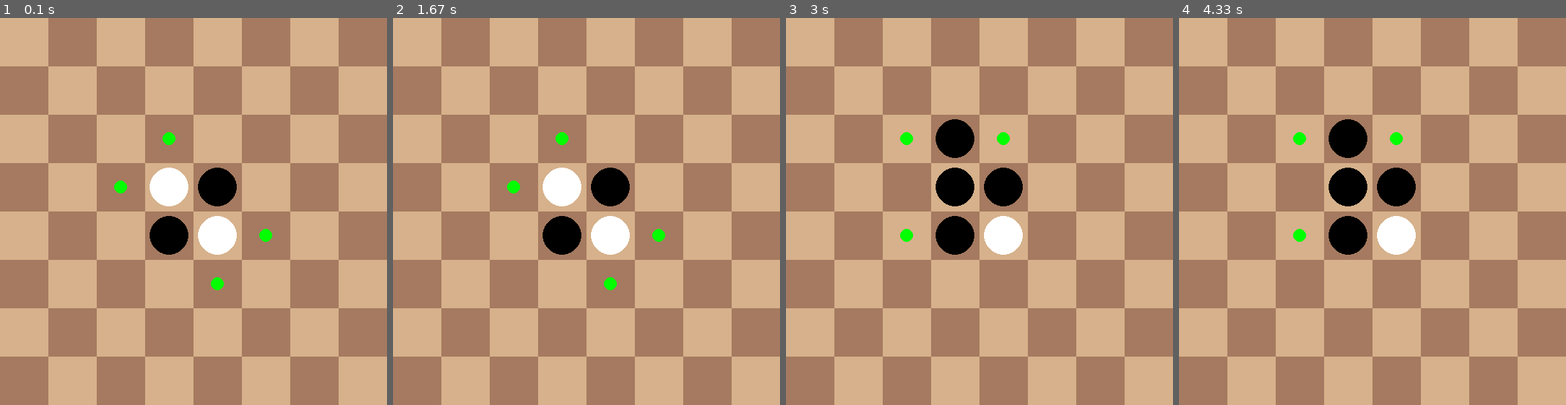
Above: before the commit, frames 1-4 (left to right).
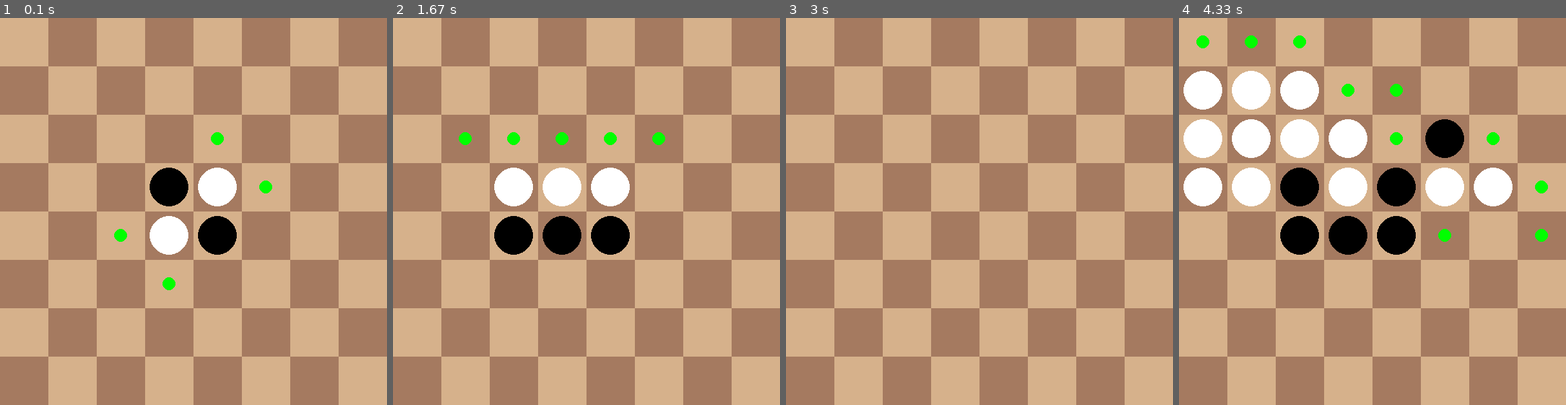
Above: after the commit, the same moments.

Repository: Adamv27/Pygame-Othello
Game: pygame game, started from Othello.py
The game is run twice, just before and just after one commit, with the same random seed, the same clock (stepped at 60 frames per second) and the same inputs.
Inputs (mouse positions are in pixels of both pictures, inside the frame that each line leads up to):
- Up to frame 1 (0.1 s): no input
- Up to frame 2 (1.67 s): click (493, 215) at 0.88 s
- Up to frame 3 (3 s): click (886, 134) at 2.25 s; click (967, 145) at 2.6 s; click (1056, 180) at 2.88 s
- Up to frame 4 (4.33 s): click (1225, 126) at 3.22 s; click (1453, 141) at 3.55 s; click (1260, 137) at 3.88 s

The runs differ from the first frame. In frame 1, 3.8% of the frame differs, in the area x 29-71%, y 29-71%; in frame 2, 3.6%; in frame 3, 4.1%; in frame 4, 13%, in the area x 1-96%, y 4-62%.

Commit message:
Added minimax AI

Diff:
--- a/Othello.py
+++ b/Othello.py
@@ -3,7 +3,7 @@
 import time
 import random
 import pygame
-
+import minimax
 pygame.init()
 
 
@@ -15,12 +15,13 @@
 
         self.board = board
         self.turn = 0
-        self.player_one = Player('X')  # White
-        self.player_two = Player('O')  # Black
+        self.player_one = Player('O')  # White
+        self.player_two = Player('X')  # Black
         self.possible_moves = []
 
     def main_loop(self):
         self.set_up_board()
+
         while True:
             for event in pygame.event.get():
                 if event.type == pygame.QUIT:
@@ -33,10 +34,9 @@
                 move = self.player_one.get_move(self.possible_moves)
             else:
                 current_player = 'X'
-                self.possible_moves = self.board.get_possible_moves('X', self.screen)
-                self.display_possible_moves()
-                move = self.player_two.get_move(self.possible_moves)
-
+                computer = minimax.Computer(self.board.grid)
+                move = computer.get_best_move()
+                print(move)
             # Play the current move
             self.board.grid[move[0]][move[1]] = current_player
             # Flip tiles after move has been played
@@ -52,7 +52,6 @@
                 break
             # Redraw board to get rid of possible moves
             self.update_board()
-
             # Reset possible moves for next turn
             self.possible_moves = []
             self.turn += 1
--- /dev/null
+++ b/minimax.py
@@ -0,0 +1,176 @@
+from sys import maxsize
+
+class Computer:
+    def __init__(self, board):
+        self.board = self.get_board_copy(board)
+
+    def get_board_copy(self, board):
+        new_board = [[''] * 8 for row in range(8)]
+        for i in range(8):
+            for j in range(8):
+                new_board[i][j] = board[i][j]
+        return new_board
+
+    def get_best_move(self):
+        best_move = None
+        best_score = -maxsize
+        for move in get_possible_moves('X', self.board):
+            row, column = move
+            temp_board = self.get_board_copy(self.board)
+            self.board[row][column] = 'X'
+            self.board = flip_tiles(move, 'X', self.board)
+            score = self.minimax(self.board, 3, True)
+            self.board = temp_board
+            if score > best_score:
+                best_score = score
+                best_move = move
+        return best_move
+
+    def minimax(self, board, depth, maximizing_player):
+        if depth == 0 or (0 in game_over(board)):
+            if win(board):
+                print('win')
+                return 1
+            elif loss(board):
+                print('loss')
+                return -1
+            else:
+                return 0
+
+        if maximizing_player:
+            max_eval = -maxsize
+            for move in get_possible_moves('X', board):
+                row, column = move
+                temp_board = self.get_board_copy(board)
+                board[row][column] = 'X'
+                board = flip_tiles(move, 'X', board)
+                eval_state = self.minimax(board, depth - 1, False)
+                max_eval = max(max_eval, eval_state)
+                board = temp_board
+            return max_eval
+        else:
+            min_eval = maxsize
+            for move in get_possible_moves('O', board):
+                row, column = move
+                temp_board = self.get_board_copy(board)
+                board[row][column] = 'O'
+                board = flip_tiles(move, 'O', board)
+                eval_state = self.minimax(board, depth - 1, True)
+                min_eval = min(min_eval, eval_state)
+                board = temp_board
+            return min_eval
+
+
+def get_possible_moves(player: str, board) -> list:
+    possible_moves = []
+    # Loop through all spots on the board and check if each one is possible to play
+    # for a given player
+    for row_index, row in enumerate(board):
+        for column_index, column in enumerate(row):
+            if possible_move((row_index, column_index), player, board):
+                possible_moves.append((row_index, column_index))
+    return possible_moves
+
+
+def possible_move(move: tuple, player: str, board) -> bool:
+    row, column = move
+    # Can't play a move on a taken space
+    if board[row][column] in ['X', 'O']:
+        return False
+
+    #  Check up down left right and all diagonals
+    directions = [[-1, 0], [-1, 1], [0, 1], [1, 1], [1, 0], [1, -1], [0, -1], [-1, -1]]
+    for direction in directions:
+        # If any direction is possible then the move is playable
+        if check_direction(move, direction, player, board):
+            return True
+    return False
+
+
+def check_direction(move: tuple, direction: list, player: str, board) -> bool:
+    opposite_player = 'X' if player == 'O' else 'O'
+    row, column = move
+    current_row = row
+    current_column = column
+    # Number of opponent tiles in between your move and one of your own pieces
+    opponent_tiles = 0
+    while True:
+        # Move along board depending on current direction
+        current_row += direction[1]
+        current_column += direction[0]
+
+        # Can not go farther than length of board
+        if (current_row > 7 or current_row < 0) or (current_column > 7 or current_column < 0):
+            break
+        # There can not be a space in the middle of a move
+        elif board[current_row][current_column] == '':
+            break
+        # Opponents tiles must be in between your two pieces
+        elif board[current_row][current_column] == opposite_player:
+            opponent_tiles += 1
+        # There must be one of your own tiles across from your move
+        elif board[current_row][current_column] == player:
+            # There must be at least one opponent tiles in between your own pieces
+            if opponent_tiles > 0:
+                return True
+            else:
+                break
+    return False
+
+
+def flip_tiles(move: tuple, player:str, board):
+    updated_board = board
+    opposite_player = 'X' if player == 'O' else 'O'
+    row, column = move
+
+    directions = [[-1, 0], [-1, 1], [0, 1], [1, 1], [1, 0], [1, -1], [0, -1], [-1, -1]]
+    for direction in directions:
+        if check_direction(move, direction, player, board):
+            current_row = row
+            current_column = column
+            while True:
+                current_row += direction[1]
+                current_column += direction[0]
+
+                if (current_row > 7 or current_row < 0) or (current_column > 7 or current_column < 0):
+                    break
+
+                elif board[current_row][current_column] == player:
+                    break
+                elif board[current_row][current_column] == opposite_player:
+                    updated_board[current_row][current_column] = player
+
+    return updated_board
+
+
+def game_over(board):
+    return len(get_possible_moves('X', board)),  len(get_possible_moves('O', board))
+
+
+def get_score(board):
+    p1_score = 0
+    p2_score = 0
+    for row in board:
+        for tile in row:
+            if tile == 'O':
+                p1_score += 1
+            elif tile == 'X':
+                p2_score += 1
+    return p1_score, p2_score
+
+
+def win(board):
+    p1, p2 = get_score(board)
+    print(p1, p2)
+    if p2 > p1:
+        return True
+    else:
+        return False
+
+
+def loss(board):
+    p1, p2 = get_score(board)
+    if p2 < p1:
+        return True
+    else:
+        return False
